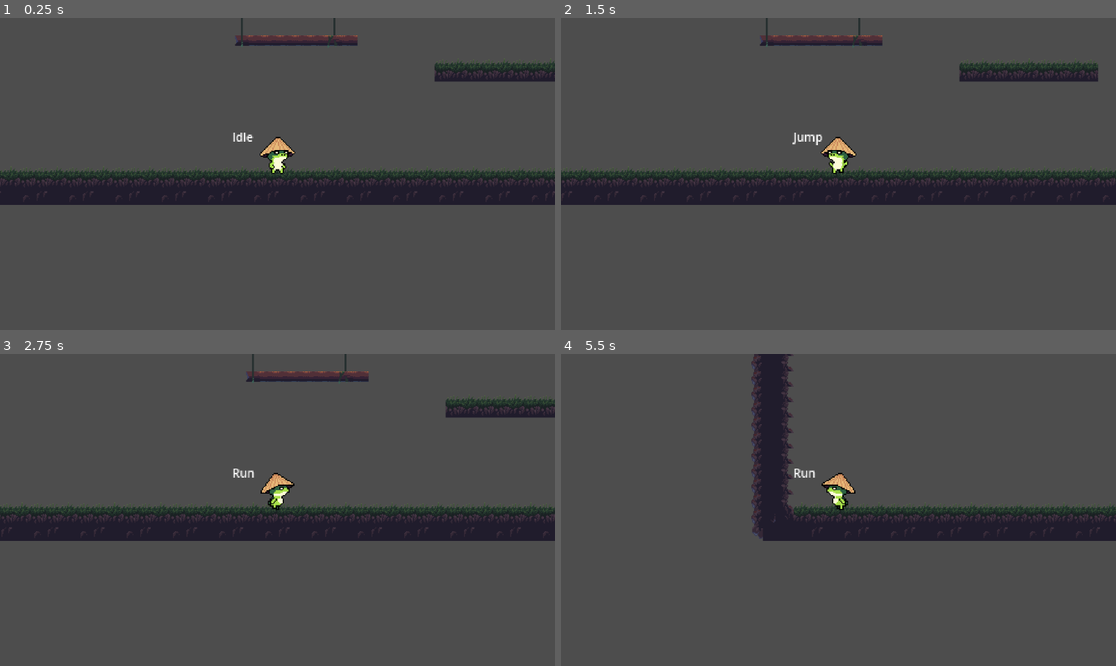
Above: before the commit, frames 1-4 (two rows, left to right).
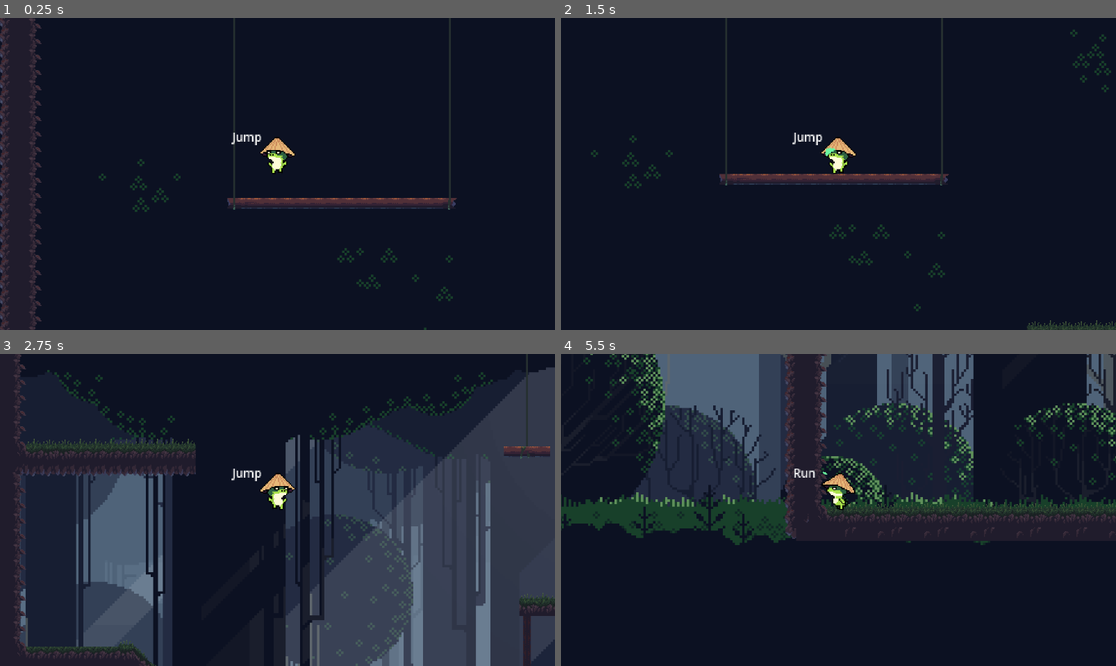
Above: after the commit, the same moments.

Repository: kedywek/SamuraiFrog
Game: Godot game, scene res://scenes/main.tscn
The game is run twice, just before and just after one commit, with the same random seed, the same clock (stepped at 60 frames per second) and the same inputs.
Inputs:
- Up to frame 1 (0.25 s): no input
- Up to frame 2 (1.5 s): hold D (right) 0.53-1.28 s; tap Shift (attack) at 0.6, 1.35 s; tap W (jump) at 0.77 s; hold A (left) from 1.28 s (still down)
- Up to frame 3 (2.75 s): tap W (jump) at 1.52 s; release A (left) at 2.03 s; hold D (right) from 2.03 s (still down); tap Shift (attack) at 2.1 s
- Up to frame 4 (5.5 s): tap Shift (attack) every 0.75 s from 2.85 to 5.1 s; tap W (jump) at 3.02, 3.77, 4.52 s; release D (right) at 3.53 s; hold A (left) from 3.53 s (still down)

The runs differ from the first frame. In frame 1, 92% of the frame differs, in the area x 0-100%, y 0-100%; in frame 2, 92%; in frame 3, 82%; in frame 4, 92%.

Commit message:
background and slash attack animation

Diff:
--- /dev/null
+++ b/scenes/background.tscn
@@ -0,0 +1,60 @@
+[gd_scene load_steps=13 format=3 uid="uid://2gehlltnor8u"]
+
+[ext_resource type="Texture2D" uid="uid://dt2f28kvq7jwp" path="res://sprites/background/Layer_0011_0.png" id="1_cby5i"]
+[ext_resource type="Texture2D" uid="uid://chj7mu6ak5fq4" path="res://sprites/background/Layer_0010_1.png" id="2_10syr"]
+[ext_resource type="Texture2D" uid="uid://nhk3y4dc035c" path="res://sprites/background/Layer_0009_2.png" id="3_wqtu6"]
+[ext_resource type="Texture2D" uid="uid://cfxu50f8yqis6" path="res://sprites/background/Layer_0008_3.png" id="4_yt32i"]
+[ext_resource type="Texture2D" uid="uid://bc0cttcxvdqqi" path="res://sprites/background/Layer_0007_Lights.png" id="5_ywtkx"]
+[ext_resource type="Texture2D" uid="uid://c3g50cvftv7tl" path="res://sprites/background/Layer_0006_4.png" id="6_qyixu"]
+[ext_resource type="Texture2D" uid="uid://c2obh7b2yp8ed" path="res://sprites/background/Layer_0005_5.png" id="7_5taq4"]
+[ext_resource type="Texture2D" uid="uid://dk08oymrisw2x" path="res://sprites/background/Layer_0004_Lights.png" id="8_nv67f"]
+[ext_resource type="Texture2D" uid="uid://d3m2ordiu30ja" path="res://sprites/background/Layer_0003_6.png" id="9_rblov"]
+[ext_resource type="Texture2D" uid="uid://blg2uel87ie5u" path="res://sprites/background/Layer_0002_7.png" id="10_twqjm"]
+[ext_resource type="Texture2D" uid="uid://cl1ru3esgkrj4" path="res://sprites/background/Layer_0001_8.png" id="11_sev5b"]
+[ext_resource type="Texture2D" uid="uid://d3u5bjtxsjo2n" path="res://sprites/background/Layer_0000_9.png" id="12_10tl2"]
+
+[node name="background" type="Node2D"]
+
+[node name="Sprite2D" type="Sprite2D" parent="."]
+texture = ExtResource("1_cby5i")
+
+[node name="Sprite2D2" type="Sprite2D" parent="."]
+texture = ExtResource("2_10syr")
+
+[node name="Sprite2D3" type="Sprite2D" parent="."]
+texture = ExtResource("3_wqtu6")
+
+[node name="Sprite2D4" type="Sprite2D" parent="."]
+texture = ExtResource("4_yt32i")
+
+[node name="Sprite2D5" type="Sprite2D" parent="."]
+texture = ExtResource("5_ywtkx")
+
+[node name="Sprite2D6" type="Sprite2D" parent="."]
+texture = ExtResource("6_qyixu")
+
+[node name="Sprite2D7" type="Sprite2D" parent="."]
+texture = ExtResource("7_5taq4")
+
+[node name="Sprite2D8" type="Sprite2D" parent="."]
+texture = ExtResource("8_nv67f")
+
+[node name="Sprite2D9" type="Sprite2D" parent="."]
+texture = ExtResource("9_rblov")
+
+[node name="Sprite2D10" type="Sprite2D" parent="."]
+texture = ExtResource("10_twqjm")
+
+[node name="Sprite2D11" type="Sprite2D" parent="."]
+texture = ExtResource("11_sev5b")
+
+[node name="Sprite2D12" type="Sprite2D" parent="."]
+texture = ExtResource("12_10tl2")
+
+[node name="Sprite2D13" type="Sprite2D" parent="."]
+position = Vector2(0, 38)
+texture = ExtResource("12_10tl2")
+
+[node name="Sprite2D14" type="Sprite2D" parent="."]
+position = Vector2(0, 81)
+texture = ExtResource("12_10tl2")
--- a/scenes/characters/player.tscn
+++ b/scenes/characters/player.tscn
@@ -7,6 +7,11 @@
 [ext_resource type="Texture2D" uid="uid://b20stv1thxi11" path="res://sprites/CircularProgressBar.png" id="3_8ffhc"]
 [ext_resource type="Texture2D" uid="uid://d1vvvnivf51eb" path="res://sprites/player/frog_pixel_jump.png" id="6_keuuw"]
 [ext_resource type="Texture2D" uid="uid://cnycbvcnsipbw" path="res://sprites/player/frog_pixel_fall.png" id="7_j2qo0"]
+[ext_resource type="Texture2D" uid="uid://5j0m30y13nt3" path="res://sprites/player/attack/SP301_01.png" id="8_p8vek"]
+[ext_resource type="Texture2D" uid="uid://cluip4rafkpcc" path="res://sprites/player/attack/SP301_02.png" id="9_03l07"]
+[ext_resource type="Texture2D" uid="uid://cvwi0ttlkskh6" path="res://sprites/player/attack/SP301_03.png" id="10_c7x1m"]
+[ext_resource type="Texture2D" uid="uid://cqqhk7srhutjs" path="res://sprites/player/attack/SP301_04.png" id="11_ceflr"]
+[ext_resource type="Texture2D" uid="uid://crgjm2pmxmjaq" path="res://sprites/player/attack/SP301_05.png" id="12_tnft7"]
 
 [sub_resource type="Curve" id="Curve_3phni"]
 _data = [Vector2(0, 1), 0.0, 0.0, 0, 0, Vector2(1, 0.175292), -1.40888, 0.0, 0, 0]
@@ -16,7 +21,7 @@
 
 [sub_resource type="ParticleProcessMaterial" id="ParticleProcessMaterial_lhdui"]
 particle_flag_disable_z = true
-spread = 63.403
+spread = 16.885
 initial_velocity_max = 133.6
 gravity = Vector3(0, 0, 0)
 linear_accel_min = -2.23517e-06
@@ -246,6 +251,35 @@
 "run": SubResource("Animation_oujiy")
 }
 
+[sub_resource type="SpriteFrames" id="SpriteFrames_ov08j"]
+animations = [{
+"frames": [{
+"duration": 1.0,
+"texture": null
+}, {
+"duration": 1.0,
+"texture": ExtResource("8_p8vek")
+}, {
+"duration": 1.0,
+"texture": ExtResource("9_03l07")
+}, {
+"duration": 1.0,
+"texture": ExtResource("10_c7x1m")
+}, {
+"duration": 1.0,
+"texture": ExtResource("11_ceflr")
+}, {
+"duration": 1.0,
+"texture": ExtResource("12_tnft7")
+}, {
+"duration": 1.0,
+"texture": null
+}],
+"loop": false,
+"name": &"default",
+"speed": 15.0
+}]
+
 [node name="player" type="CharacterBody2D"]
 script = ExtResource("1_5pw7r")
 dash_curve = SubResource("Curve_3phni")
@@ -262,6 +296,7 @@
 [node name="Sprite2D" type="Sprite2D" parent="."]
 texture = ExtResource("2_2x2q1")
 offset = Vector2(0, -16)
+flip_h = true
 
 [node name="CollisionShape2D" type="CollisionShape2D" parent="."]
 position = Vector2(0, -15)
@@ -271,17 +306,18 @@
 zoom = Vector2(2, 2)
 
 [node name="dash_timer" type="Timer" parent="."]
-wait_time = 0.2
+wait_time = 0.1
 one_shot = true
 
 [node name="dash_cooldown" type="Timer" parent="."]
 wait_time = 3.0
 one_shot = true
 
-[node name="GPUParticles2D" type="GPUParticles2D" parent="."]
-position = Vector2(-1, -1)
+[node name="AttackEffectBehind" type="GPUParticles2D" parent="."]
+visible = false
+position = Vector2(0, -13)
 emitting = false
-amount = 1800
+amount = 1000
 process_material = SubResource("ParticleProcessMaterial_lhdui")
 
 [node name="jump_charge" type="TextureProgressBar" parent="."]
@@ -312,5 +348,19 @@
 "": SubResource("AnimationLibrary_d0psv")
 }
 
+[node name="attackR" type="AnimatedSprite2D" parent="."]
+position = Vector2(-12, -13)
+rotation = -2.53945
+sprite_frames = SubResource("SpriteFrames_ov08j")
+centered = false
+offset = Vector2(-50.5, 0)
+
+[node name="attackL" type="AnimatedSprite2D" parent="."]
+position = Vector2(2.14, -24.215)
+rotation = 0.760964
+sprite_frames = SubResource("SpriteFrames_ov08j")
+centered = false
+offset = Vector2(-25.205, 0)
+
 [connection signal="timeout" from="dash_timer" to="." method="_on_dash_timer_timeout"]
 [connection signal="timeout" from="dash_cooldown" to="." method="_on_dash_cooldown_timeout"]
--- a/scenes/main.tscn
+++ b/scenes/main.tscn
@@ -1,14 +1,19 @@
-[gd_scene load_steps=3 format=4 uid="uid://bhpqsbr5nna7y"]
+[gd_scene load_steps=4 format=4 uid="uid://bhpqsbr5nna7y"]
 
 [ext_resource type="PackedScene" uid="uid://bkroha6k87kwx" path="res://scenes/characters/player.tscn" id="1_qu1rk"]
 [ext_resource type="PackedScene" uid="uid://cjy2hp4qv4y27" path="res://scenes/tileMap/tile_map_layer.tscn" id="2_pocl6"]
+[ext_resource type="PackedScene" uid="uid://2gehlltnor8u" path="res://scenes/background.tscn" id="3_s6xwh"]
 
 [node name="main" type="Node2D"]
+
+[node name="background" parent="." instance=ExtResource("3_s6xwh")]
+position = Vector2(305, -594)
+scale = Vector2(2.5, 2.5)
 
 [node name="TileMapLayer" parent="." instance=ExtResource("2_pocl6")]
 position = Vector2(-40, 1)
 tile_map_data = PackedByteArray("AAASAA4AAAAOAAAAAAASAA8AAAAOAAEAAAASABAAAAAOAAIAAAATAA4AAAAPAAAAAAATAA8AAAAPAAEAAAATAB …(17712 unchanged characters)…
 
 [node name="player" parent="." instance=ExtResource("1_qu1rk")]
-position = Vector2(309, 236)
+position = Vector2(93, -717)
 scale = Vector2(1.2, 1.2)
--- a/scripts/characters/player.gd
+++ b/scripts/characters/player.gd
@@ -84,7 +84,7 @@
 		else:
 			velocity.y = jump_height1
 
-	if direction != 0 and state != States.Charge:
+	if is_on_floor() and direction != 0 and state != States.Charge:
 		state = States.Run
 
 	elif is_on_floor() and state != States.Charge:
@@ -93,16 +93,13 @@
 	if !is_on_floor() and state != States.Attack:
 		state = States.Jump
 
-
 	if !is_on_floor() and state == States.Jump and not is_dashing and can_dash and Input.is_action_just_pressed("attack") and direction:
 		state = States.Attack
-
-
+		#can_dash=false
 
 
 func perform_state_actions(delta):
-	var can_move = true
-	$GPUParticles2D.emitting = false
+	$AttackEffectBehind.emitting = false
 
 	match state:
 		States.Idle:
@@ -127,36 +124,32 @@
 			elif velocity.y <=0:
 				$AnimationPlayer.play("jump")
 
-
 			velocity.x = move_toward(velocity.x, run_speed * direction, run_speed * acceleration)
 
 
 		States.Attack:
-			$GPUParticles2D.emitting = true
-			if velocity.x>0:
-				#$GPUParticles2D.set_direction(Vector3(1, 0, 0))
-				$GPUParticles2D.process_material.set_direction(Vector3(-1, 0, 0))
-			elif velocity.x < 0:
-				#$GPUParticles2D.set_direction(Vector3(-1, 0, 0))
-				$GPUParticles2D.process_material.set_direction(Vector3(1, 0, 0))
+			if not is_dashing:
+				if velocity.x>0:
+					$attackR.play("default")
+				elif velocity.x<0:
+					$attackL.play("default")
+				dashing_effect_particles()
 
-			$Label.text="Attack"
-			$dash_timer.start()
-			$dash_cooldown.start()
-			is_dashing = true
-			can_dash = false
-			dash_start_position = position.x
-			dash_direction = direction
+				$Label.text="Attack"
 
+				$dash_cooldown.start()
+				dash_start_position = position.x
+				dash_direction = direction
+				can_dash = false
+				is_dashing = true
 
-			var current_distance = abs(position.x - dash_start_position)
+				var current_distance = abs(position.x - dash_start_position)
+				if current_distance >= dash_max_distance or is_on_wall():
+					is_dashing = false
+				else:
+					velocity.x = dash_direction * dash_speed * dash_curve.sample(current_distance / dash_max_distance)
 
-			if current_distance >= dash_max_distance or is_on_wall():
-				is_dashing = false
-			else:
-				velocity.x = dash_direction * dash_speed * dash_curve.sample(current_distance / dash_max_distance)
-
-
+				$dash_timer.start()
 
 
 func flip_sprite():
@@ -165,9 +158,17 @@
 	elif velocity.x > 0:
 		$Sprite2D.flip_h = false
 
+func dashing_effect_particles():
+	$AttackEffectBehind.emitting = true
+	if velocity.x>0:
+		$AttackEffectBehind.process_material.set_direction(Vector3(-1, 0, 0))
+	elif velocity.x < 0:
+		$AttackEffectBehind.process_material.set_direction(Vector3(1, 0, 0))
+
 
 #czas dasha
 func _on_dash_timer_timeout() -> void:
+	state = States.Jump
 	is_dashing = false
 
 
Not shown: 1 places in scenes/characters/player.tscn that only renumber resources
Binary file added: sprites/background/Layer_0000_9.png
Not shown, added: sprites/background/Layer_0000_9.png.import
Binary file added: sprites/background/Layer_0001_8.png
Not shown, added: sprites/background/Layer_0001_8.png.import
Binary file added: sprites/background/Layer_0002_7.png
Not shown, added: sprites/background/Layer_0002_7.png.import
Binary file added: sprites/background/Layer_0003_6.png
Not shown, added: sprites/background/Layer_0003_6.png.import
Binary file added: sprites/background/Layer_0004_Lights.png
Not shown, added: sprites/background/Layer_0004_Lights.png.import
Binary file added: sprites/background/Layer_0005_5.png
(and 23 more such lines)
